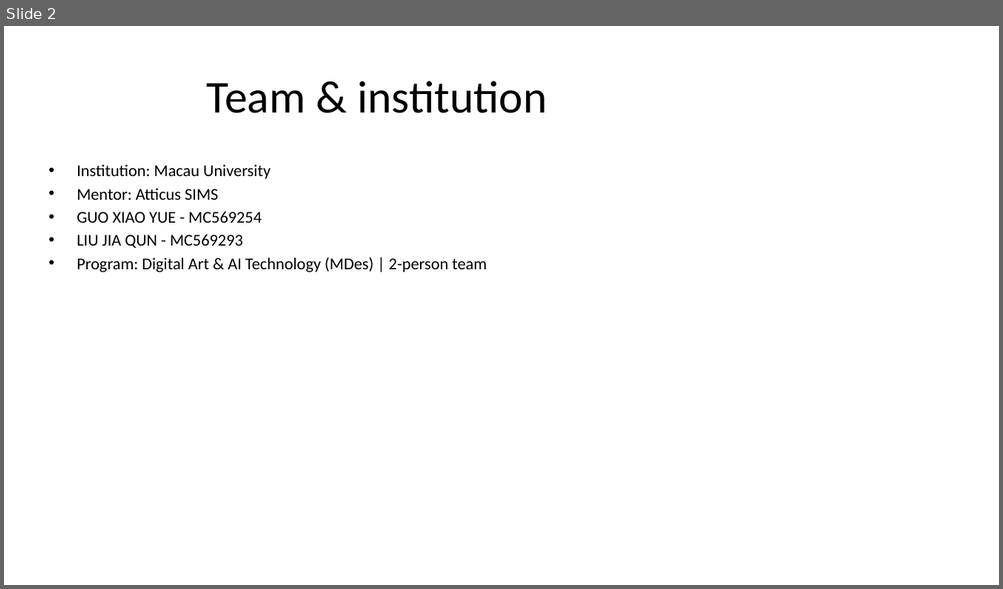
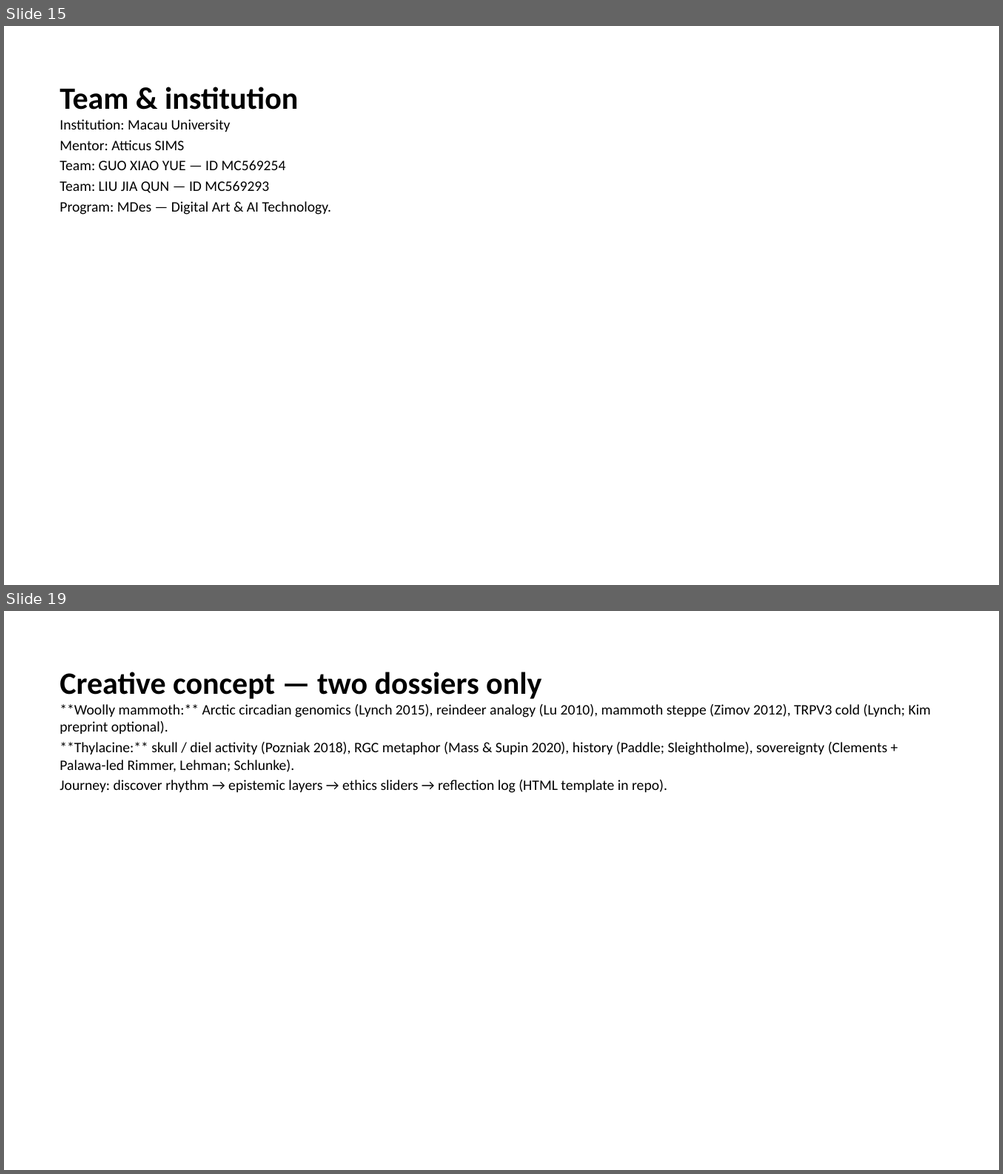
Before and after one commit to macaumonsoon/Biodesign-Project, a slide deck: slides/export/Archive_of_Extinction_Final_BDC2026.pptx. Shown one above the other, each under a label of ours: slide 2 before the commit, slides 15 and 19 after it; the slides between them are not shown. The pictures are 1003x589 and 1003x1174 pixels, drawn with LibreOffice and Linux fonts; fonts in the diff are those of the drawing. Boxes give left, top, right and bottom in pixels: in the first picture for what was removed or moved away, otherwise in the second. Text is boxed around its words. In the diff, an @@ line names an element or a change of style, - is before the commit and + after.

```diff
--- a/slides/export/Archive_of_Extinction_Final_BDC2026.pptx
+++ b/slides/export/Archive_of_Extinction_Final_BDC2026.pptx
@@ slide 19 added at (4,611,999,1170), background #FFFFFF @@
@@ text added at (60,672,930,793), 14 pt, text #000000 @@
+Creative concept — two dossiers only
+**Woolly mammoth:** Arctic circadian genomics (Lynch 2015), reindeer analogy (Lu 2010), mammoth steppe (Zimov 2012), TRPV3 cold (Lynch; Kim preprint optional).
+**Thylacine:** skull / diel activity (Pozniak 2018), RGC metaphor (Mass & Supin 2020), history (Paddle; Sleightholme), sovereignty (Clements + Palawa-led Rimmer, Lehman; Schlunke).
+Journey: discover rhythm → epistemic layers → ethics sliders → reflection log (HTML template in repo).
@@ what was slide 2 is now slide 15 @@
@@ slide 15 changed as well @@
@@ text "Team & institution": place and size @@
-text "Team & institution" at (77,164,486,272)
+text "Team & institution" at (60,87,331,215)
@@ text at (60,87,298,110): paragraph added @@
+Team & institution
@@ title removed at (207,81,546,113) @@
-Team & institution
@@ text at (60,119,230,150): size 16 to 14 pt in "Institution: Macau University", "Mentor: Atticus SIMS"; bullet • to none @@
@@ text at (60,160,331,215): text changed; size 16 to 14 pt @@
-• GUO XIAO YUE - MC569254
-• LIU JIA QUN - MC569293
-• Program: Digital Art & AI Technology (MDes) | 2-person team
+Team: GUO XIAO YUE — ID MC569254
+Team: LIU JIA QUN — ID MC569293
+Program: MDes — Digital Art & AI Technology.
```
Also in this commit, not shown: 2 other slides changed, 48 other slides added, 18 slides removed, 1 other file.
